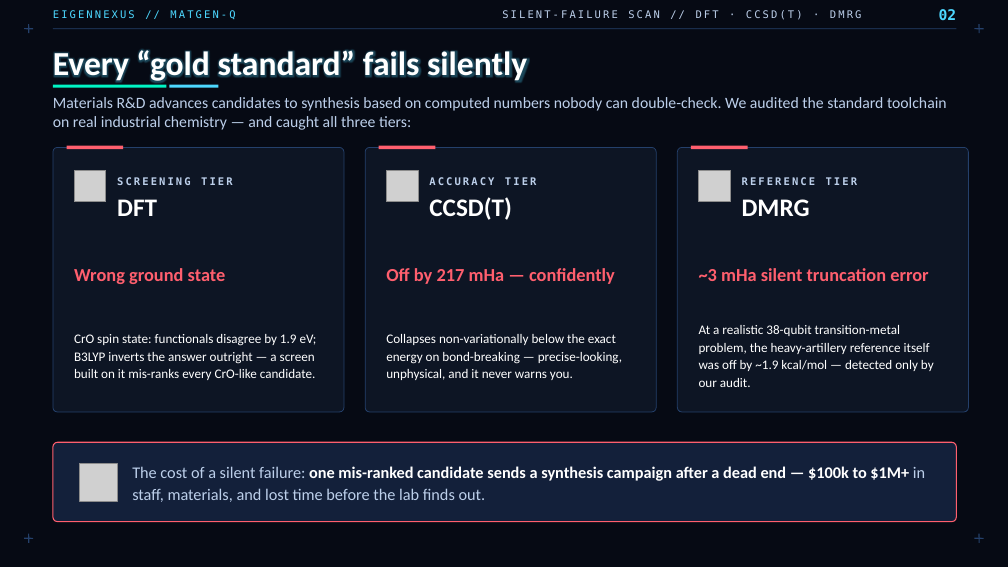
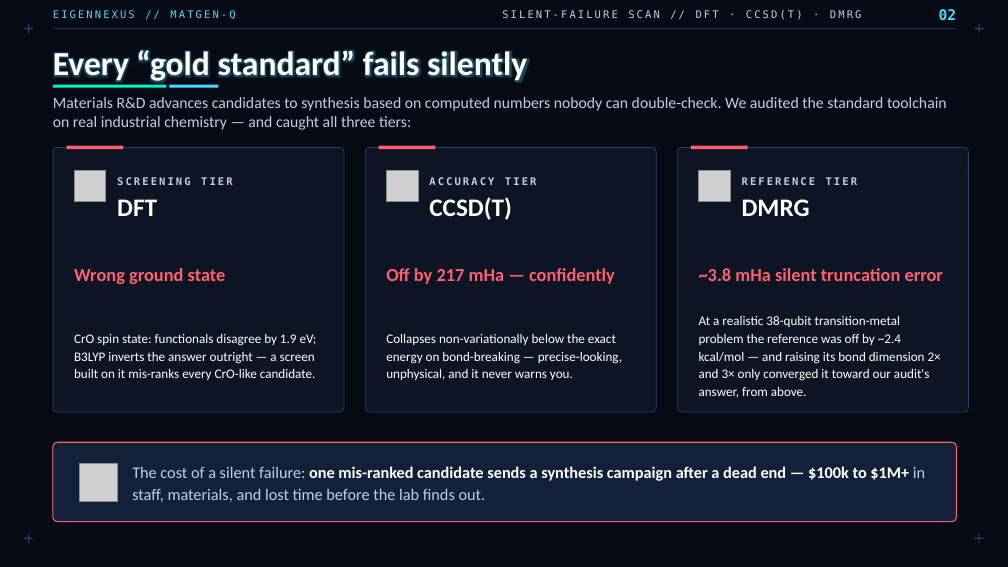
Before and after one commit to christianmetzl/potomac_advancedmaterials, a slide deck: slide 2 of docs/MATGENQ_Audit_CxO.pptx. Drawn at 1008x567 pixels with LibreOffice and Linux fonts; fonts in the diff are those of the drawing; grey boxes stand for pictures. Boxes give left, top, right and bottom in pixels: in the first picture for what was removed or moved away, otherwise in the second. Text is boxed around its words. In the diff, an @@ line names an element or a change of style, - is before the commit and + after.

```diff
--- a/docs/MATGENQ_Audit_CxO.pptx
+++ b/docs/MATGENQ_Audit_CxO.pptx
@@ text at [699, 268, 943, 281]: text changed @@
-~3 mHa silent truncation error
+~3.8 mHa silent truncation error
@@ text at [699, 316, 941, 398]: text changed @@
-At a realistic 38-qubit transition-metal problem, the heavy-artillery reference itself was off by ~1.9 kcal/mol — detected only by our audit.
+At a realistic 38-qubit transition-metal problem the reference was off by ~2.4 kcal/mol — and raising its bond dimension 2× and 3× only converged it toward our audit's answer, from above.
```
Also in this commit, not shown: 2 other slides changed, 6 other files.
